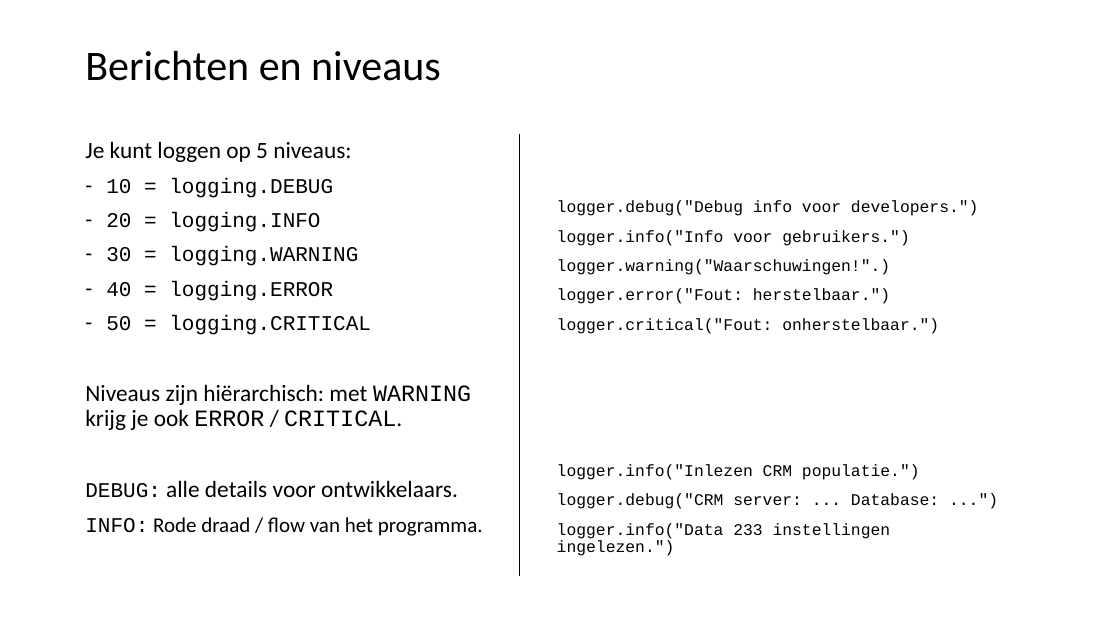
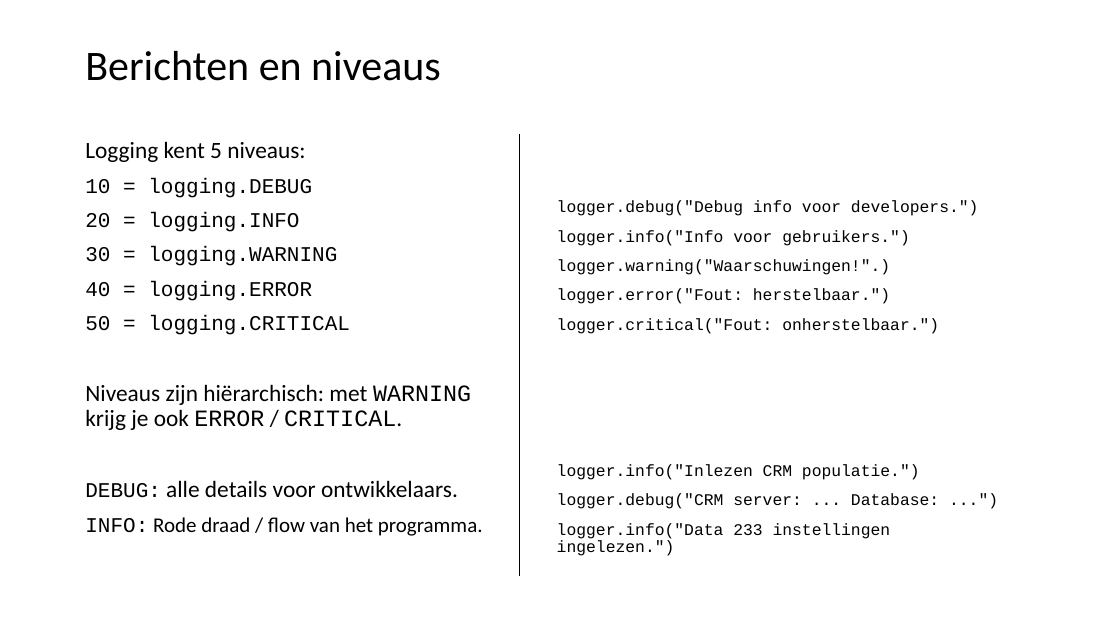
Before and after one commit to LFKoning/knowledge-sharing, a slide deck: slide 20 of python_trainees/2_style_logging_errors/python_traineeship_2.pptx. Drawn at 1120x630 pixels with LibreOffice and Linux fonts; fonts in the diff are those of the drawing. Boxes give left, top, right and bottom in pixels: in the first picture for what was removed or moved away, otherwise in the second. Text is boxed around its words. In the diff, an @@ line names an element or a change of style, - is before the commit and + after.

```diff
--- a/python_trainees/2_style_logging_errors/python_traineeship_2.pptx
+++ b/python_trainees/2_style_logging_errors/python_traineeship_2.pptx
@@ text at (85,141,305,162): text changed @@
-Je kunt loggen op 5 niveaus:
+Logging kent 5 niveaus:
@@ text at (85,178,350,335): bullet - to none @@
```
Also in this commit, not shown: 9 other slides changed, 13 slides added, 1 slide removed, 5 other files.
